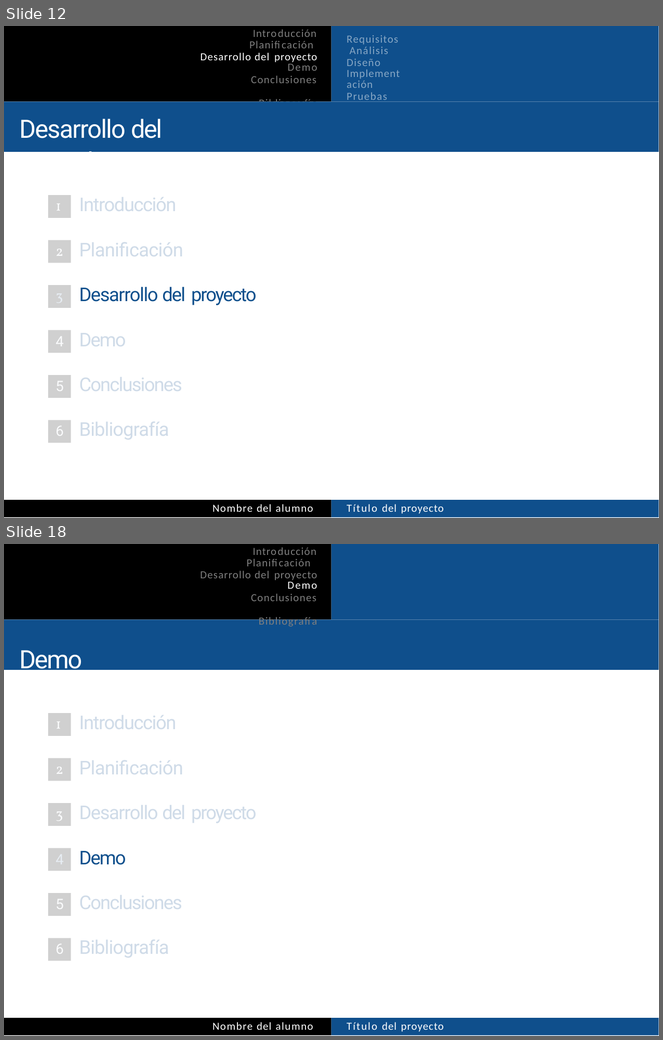
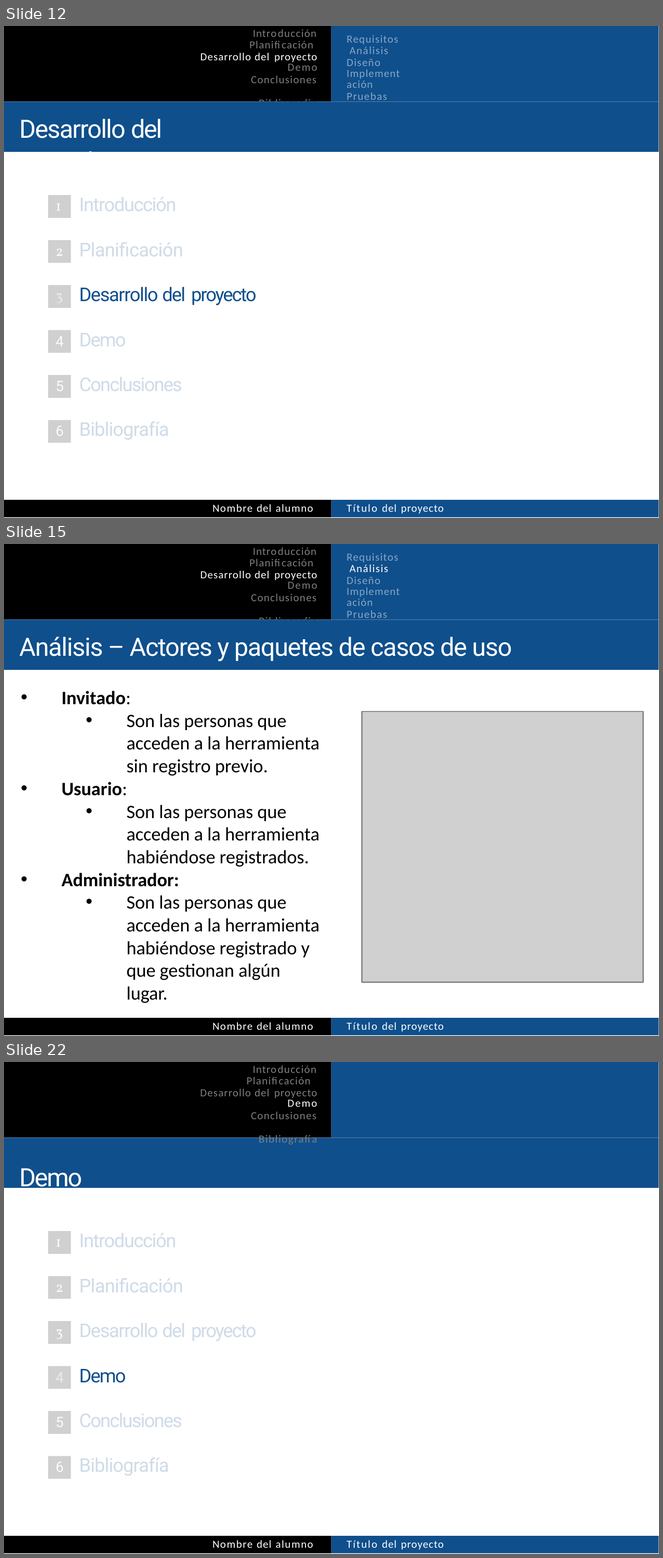
Before and after one commit to kodorniz/jUCAbox_PFC, a slide deck: doc/plantilla-presentacion.pptx. Shown one above the other, each under a label of ours: slides 12 and 18 before the commit, slides 12, 15 and 22 after it; the slides between them are not shown. The pictures are 663x1040 and 663x1558 pixels, drawn with LibreOffice and Linux fonts; fonts in the diff are those of the drawing; grey boxes stand for pictures. Boxes give left, top, right and bottom in pixels: in the first picture for what was removed or moved away, otherwise in the second. Text is boxed around its words. In the diff, an @@ line names an element or a change of style, - is before the commit and + after.

```diff
--- a/doc/plantilla-presentacion.pptx
+++ b/doc/plantilla-presentacion.pptx
@@ slide 15 added at box(4, 544, 659, 1036), background #FFFFFF; not listed: 1 template element that a slide beside it also shows @@
@@ freeform shape added at box(332, 544, 659, 619), fill #0F4F8C @@
@@ text added at box(347, 553, 398, 620), 6 pt, text #87A7C5 @@
+Requisitos Análisis Diseño
+Implementación
+Pruebas
@@ text added at box(201, 571, 318, 601), 6 pt, text #7F7F7F @@
+Introducción Planificación Desarrollo del proyecto
+Demo
+Conclusiones Bibliografía
@@ freeform shape added at box(4, 619, 659, 670), fill #0F4F8C @@
@@ text added at box(19, 637, 512, 662), 14 pt, text #FFFFFF @@
+Análisis – Actores y paquetes de casos de uso
@@ text added at box(62, 691, 320, 1003), 10.5 pt, text #000000 @@
+• Invitado:
+  • Son las personas que acceden a la herramienta sin registro previo.
+• Usuario:
+  • Son las personas que acceden a la herramienta habiéndose registrados.
+• Administrador:
+  • Son las personas que acceden a la herramienta habiéndose registrado y que gestionan algún lugar.
@@ picture added at box(362, 711, 644, 982) @@
@@ freeform shape added at box(4, 1018, 332, 1035), fill #000000 @@
@@ text added at box(213, 1022, 313, 1030), 6 pt, text #FFFFFF @@
+Nombre del alumno
@@ freeform shape added at box(332, 1018, 659, 1035), fill #0F4F8C @@
@@ text added at box(382, 1022, 444, 1032), 6 pt, text #FFFFFF @@
+Título del proyecto
@@ what was slide 18 is now slide 22 @@
```
Also in this commit, not shown: 11 slides changed, 3 other slides added, 1 other file.
